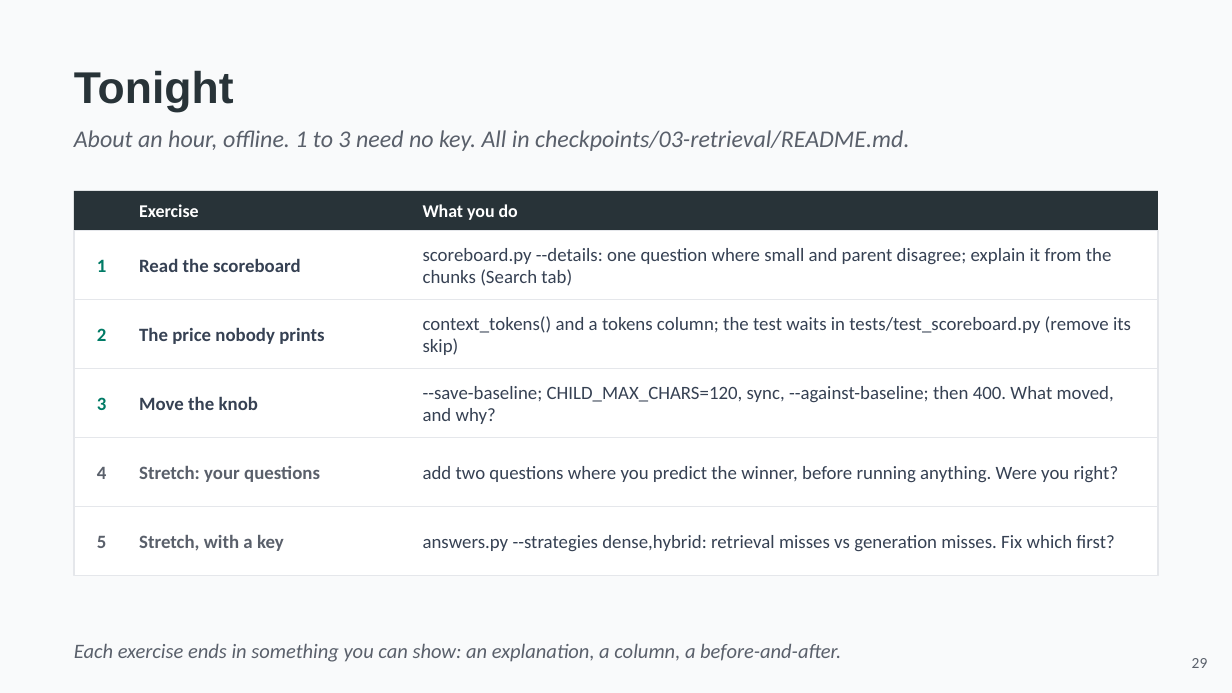
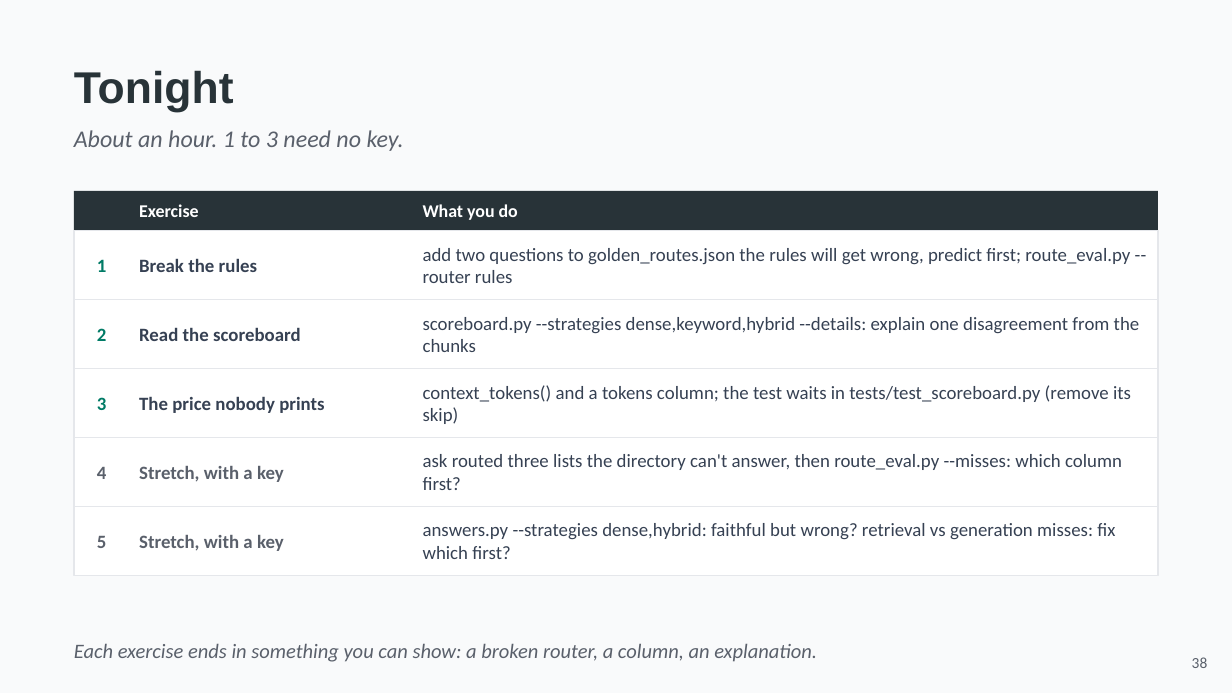
Before and after one commit to hasankanaan26/acme-desk, a slide deck: slide 38 of slides/part3-retrieval.pptx (slide 29 before the commit). Drawn at 1232x693 pixels with LibreOffice and Linux fonts; fonts in the diff are those of the drawing. Boxes give left, top, right and bottom in pixels: in the first picture for what was removed or moved away, otherwise in the second. Text is boxed around its words. In the diff, an @@ line names an element or a change of style, - is before the commit and + after.

```diff
--- a/slides/part3-retrieval.pptx
+++ b/slides/part3-retrieval.pptx
@@ text at (74, 130, 404, 151): text changed @@
-About an hour, offline. 1 to 3 need no key. All in checkpoints/03-retrieval/README.md.
+About an hour. 1 to 3 need no key.
@@ text added at (139, 258, 257, 272), 11 pt, text #364153, bold @@
+Break the rules
@@ text at (423, 248, 1130, 283): text changed @@
-scoreboard.py --details: one question where small and parent disagree; explain it from the chunks (Search tab)
+add two questions to golden_routes.json the rules will get wrong, predict first; route_eval.py --router rules
@@ text added at (423, 317, 1140, 352), 11 pt, text #364153 @@
+scoreboard.py --strategies dense,keyword,hybrid --details: explain one disagreement from the chunks
@@ 3 texts: place and size @@
-3 texts at (139, 258, 1131, 355)
+3 texts at (139, 327, 1131, 424)
@@ text removed at (423, 386, 1114, 424) @@
---save-baseline; CHILD_MAX_CHARS=120, sync, --against-baseline; then 400. What moved, and why?
@@ text removed at (139, 396, 258, 410) @@
-Move the knob
@@ text at (139, 466, 284, 482): text changed @@
-Stretch: your questions
+Stretch, with a key
@@ text at (423, 454, 1122, 490): text changed @@
-add two questions where you predict the winner, before running anything. Were you right?
+ask routed three lists the directory can't answer, then route_eval.py --misses: which column first?
@@ text at (423, 523, 1115, 559): text changed @@
-answers.py --strategies dense,hybrid: retrieval misses vs generation misses. Fix which first?
+answers.py --strategies dense,hybrid: faithful but wrong? retrieval vs generation misses: fix which first?
@@ text at (74, 644, 817, 662): text changed @@
-Each exercise ends in something you can show: an explanation, a column, a before-and-after.
+Each exercise ends in something you can show: a broken router, a column, an explanation.
@@ text at (1192, 657, 1208, 668): text changed @@
-29
+38
```
Also in this commit, not shown: 21 other slides changed, 22 slides added, 16 slides removed, 48 other files.
